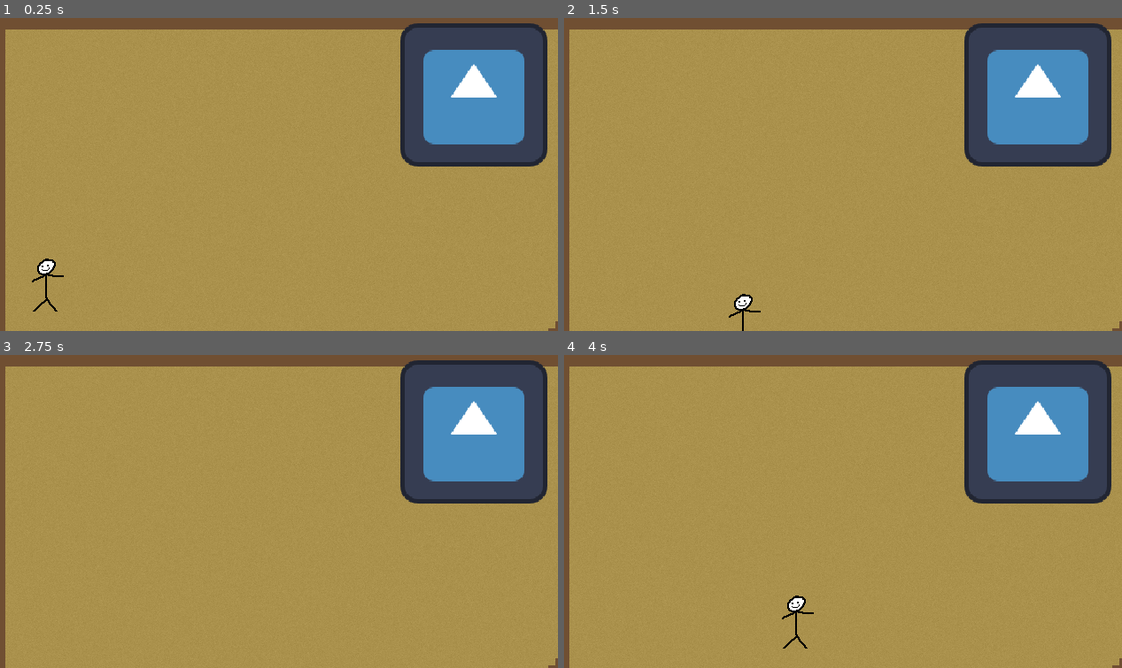
Above: before the commit, frames 1-4 (two rows, left to right).
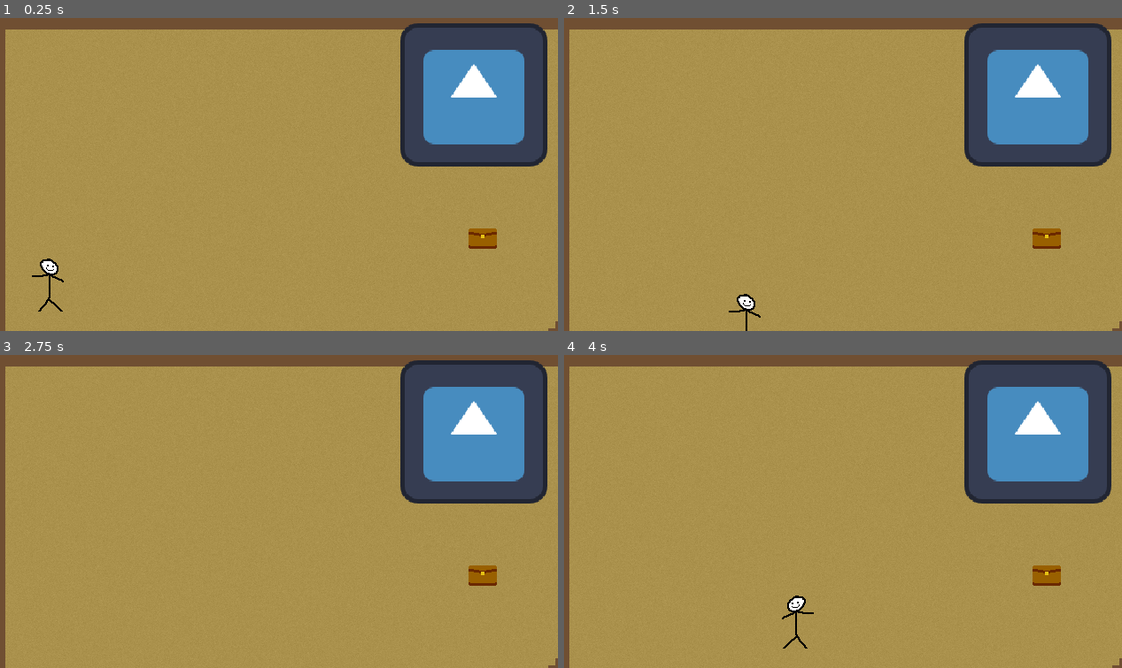
Above: after the commit, the same moments.

Repository: BoneBot/PirateJamSummer2025
Game: Godot game, scene res://game/game.tscn
The game is run twice, just before and just after one commit, with the same random seed, the same clock (stepped at 60 frames per second) and the same inputs. The engine's default icon, where the game draws it, is replaced by a stand-in: a white triangle on a blue panel in a dark square.
Inputs:
- Up to frame 1 (0.25 s): no input
- Up to frame 2 (1.5 s): tap Enter at 0.5 s; hold Right (right) 0.53-1.28 s; hold Space (interact, bound only after the commit) 0.53-1.28 s; hold Down (down) from 1.28 s (still down); tap Space (interact, bound only after the commit) at 1.35 s
- Up to frame 3 (2.75 s): tap Space (interact, bound only after the commit) at 2 s; release Down (down) at 2.03 s; hold Right (right) from 2.03 s (still down); hold Space (interact, bound only after the commit) from 2.03 s (still down)
- Up to frame 4 (4 s): tap Enter at 2.75 s; release Right (right) at 2.78 s; release Space (interact, bound only after the commit) at 2.78 s; hold Up (up) 2.78-3.53 s; tap Space (interact, bound only after the commit) at 2.85 s; hold Left (left) from 3.53 s (still down); hold Space (interact, bound only after the commit) from 3.53 s (still down)

The runs differ from the first frame. In frame 1, 0.6% of the frame differs, in the area x 5-90%, y 67-94%; in frame 2, 0.5%; in frame 3, 0.3%; in frame 4, 0.3%.

Commit message:
Added basic interactables

Diff:
--- /dev/null
+++ b/project/game/common/interact_range.gd
@@ -0,0 +1,34 @@
+# interact_range.gd
+## An area that allows for interacting with Interactables.
+class_name InteractRange
+extends Area2D
+
+var current_interactions := []
+var can_interact := true
+
+func _ready() -> void:
+	# Connect signals for detecting areas entered/exited
+	area_entered.connect(_on_interact_range_area_entered)
+	area_exited.connect(_on_interact_range_area_exited)
+
+func _input(event: InputEvent) -> void:
+	if event.is_action_pressed("interact") and can_interact:
+		if current_interactions:
+			can_interact = false
+			await current_interactions[0].interact.call()
+			can_interact = true
+
+func _process(_delta: float) -> void:
+	if current_interactions and can_interact:
+		current_interactions.sort_custom(_sort_by_nearest)
+
+func _sort_by_nearest(area1: Area2D, area2: Area2D) -> bool:
+	var dist1 = global_position.distance_to(area1.global_position)
+	var dist2 = global_position.distance_to(area2.global_position)
+	return dist1 < dist2
+
+func _on_interact_range_area_entered(area: Area2D) -> void:
+	current_interactions.push_back(area)
+
+func _on_interact_range_area_exited(area: Area2D) -> void:
+	current_interactions.erase(area)
--- /dev/null
+++ b/project/game/common/interactable.gd
@@ -0,0 +1,9 @@
+# interactable.gd
+## An interactable area.
+class_name Interactable
+extends Area2D
+
+@export var is_interactable := true
+
+var interact: Callable = func():
+	pass
--- a/project/game/demo_stuff/demo.gd
+++ b/project/game/demo_stuff/demo.gd
@@ -1,23 +1,60 @@
 # demo.gd
 extends Node2D
 
-@export var player: CharacterBody2D
 
-@onready var goal_sfx = $DemoGoal/Ding
+@onready var ding_sound := $Ding
+@onready var player := $DemoPlayer
+@onready var player_sprite := $DemoPlayer/Sprite2D
+@onready var player_interact_range := $DemoPlayer/InteractRange
+@onready var chest := $Chest
+@onready var chest_interactable := $Chest/Interactable
 
 const SPEED := 200		# Max walking speed (px/s)
+const PLAYER_INTERACT_OFFSETS := {
+	"down": Vector2(0, 46),
+	"up": Vector2(0, -46),
+	"right": Vector2(32, 0),
+	"left": Vector2(-32, 0),
+}
 
 # Called when the node enters the scene tree for the first time.
 func _ready() -> void:
-	pass # Replace with function body.
+	chest_interactable.interact = _on_chest_interact
 
 
-func _physics_process(delta: float) -> void:
+func _process(_delta: float) -> void:
+	# Change facing direction
+	if Input.is_action_pressed("down"):
+		# Facing down
+		player_interact_range.position = PLAYER_INTERACT_OFFSETS["down"]
+	elif Input.is_action_pressed("up"):
+		# Facing up
+		player_interact_range.position = PLAYER_INTERACT_OFFSETS["up"]
+
+	if Input.is_action_pressed("right"):
+		# Facing right
+		player_interact_range.position = PLAYER_INTERACT_OFFSETS["right"]
+		player_sprite.flip_h = false
+	elif Input.is_action_pressed("left"):
+		# Facing left
+		player_interact_range.position = PLAYER_INTERACT_OFFSETS["left"]
+		player_sprite.flip_h = true
+
+
+
+func _physics_process(_delta: float) -> void:
 	# Handle walking
-	var h_speed := Input.get_axis("left", "right") * SPEED
-	var v_speed := Input.get_axis("up", "down") * SPEED
-	player.position += Vector2(h_speed, v_speed).normalized() * SPEED * delta
+	var h_dir := Input.get_axis("left", "right")
+	var v_dir := Input.get_axis("up", "down")
+	player.velocity = Vector2(h_dir, v_dir).normalized() * SPEED
+
+	player.move_and_slide()
 
 
 func _on_demo_goal_body_entered(_body: Node2D) -> void:
-	goal_sfx.play()
+	ding_sound.play()
+	print("You found the goal!")
+
+func _on_chest_interact() -> void:
+	ding_sound.play()
+	print("You opened the chest!")
--- a/project/game/demo_stuff/demo.tscn
+++ b/project/game/demo_stuff/demo.tscn
@@ -1,10 +1,13 @@
-[gd_scene load_steps=8 format=3 uid="uid://b42i5xcb14tan"]
+[gd_scene load_steps=14 format=3 uid="uid://b42i5xcb14tan"]
 
 [ext_resource type="Script" path="res://game/demo_stuff/demo.gd" id="1_hs3yx"]
 [ext_resource type="Texture2D" uid="uid://oxi7lfyvyjm1" path="res://art/icon.svg" id="1_pqa7q"]
 [ext_resource type="Texture2D" uid="uid://wmrv0ujv2s7c" path="res://art/demo_stuff/DemoBackground.png" id="2_1os8c"]
 [ext_resource type="AudioStream" uid="uid://cb7v7eyerrrq0" path="res://audio/effects/ding.mp3" id="3_hd0ch"]
 [ext_resource type="Texture2D" uid="uid://b0pxjkd7pjwu0" path="res://art/demo_stuff/DemoPlayer.png" id="5_xsk2e"]
+[ext_resource type="Script" path="res://game/common/interact_range.gd" id="6_4ueff"]
+[ext_resource type="Texture2D" uid="uid://cqy2m0ixg5103" path="res://art/demo_stuff/DemoChest.png" id="6_fg5kh"]
+[ext_resource type="Script" path="res://game/common/interactable.gd" id="8_y5ijc"]
 
 [sub_resource type="RectangleShape2D" id="RectangleShape2D_rxm3l"]
 size = Vector2(60, 60)
@@ -12,13 +15,25 @@
 [sub_resource type="RectangleShape2D" id="RectangleShape2D_n11qf"]
 size = Vector2(36, 64)
 
-[node name="Demo" type="Node2D" node_paths=PackedStringArray("player")]
+[sub_resource type="RectangleShape2D" id="RectangleShape2D_5myc7"]
+size = Vector2(28, 28)
+
+[sub_resource type="RectangleShape2D" id="RectangleShape2D_wjxdq"]
+size = Vector2(32, 23)
+
+[sub_resource type="CircleShape2D" id="CircleShape2D_rbkie"]
+radius = 26.0192
+
+[node name="Demo" type="Node2D"]
 script = ExtResource("1_hs3yx")
-player = NodePath("DemoPlayer")
+
+[node name="Ding" type="AudioStreamPlayer" parent="."]
+stream = ExtResource("3_hd0ch")
 
 [node name="Background" type="Sprite2D" parent="."]
 texture = ExtResource("2_1os8c")
 offset = Vector2(480, 270)
+metadata/_edit_lock_ = true
 
 [node name="DemoGoal" type="Area2D" parent="."]
 position = Vector2(545, 93)
@@ -32,18 +47,38 @@
 [node name="CollisionShape2D" type="CollisionShape2D" parent="DemoGoal"]
 shape = SubResource("RectangleShape2D_rxm3l")
 
-[node name="Ding" type="AudioStreamPlayer" parent="DemoGoal"]
-stream = ExtResource("3_hd0ch")
-
 [node name="DemoPlayer" type="CharacterBody2D" parent="."]
 position = Vector2(64, 306)
-metadata/_edit_group_ = true
 
-[node name="Icon" type="Sprite2D" parent="DemoPlayer"]
+[node name="Sprite2D" type="Sprite2D" parent="DemoPlayer"]
 texture = ExtResource("5_xsk2e")
-offset = Vector2(2, 0)
 
 [node name="CollisionShape2D" type="CollisionShape2D" parent="DemoPlayer"]
 shape = SubResource("RectangleShape2D_n11qf")
 
+[node name="InteractRange" type="Area2D" parent="DemoPlayer"]
+position = Vector2(32, 0)
+script = ExtResource("6_4ueff")
+
+[node name="CollisionShape2D" type="CollisionShape2D" parent="DemoPlayer/InteractRange"]
+shape = SubResource("RectangleShape2D_5myc7")
+debug_color = Color(0.279673, 0.631412, 1.92523e-07, 0.42)
+
+[node name="Chest" type="StaticBody2D" parent="."]
+position = Vector2(555, 251)
+
+[node name="Sprite2D" type="Sprite2D" parent="Chest"]
+texture = ExtResource("6_fg5kh")
+
+[node name="CollisionShape2D" type="CollisionShape2D" parent="Chest"]
+position = Vector2(0, 4.5)
+shape = SubResource("RectangleShape2D_wjxdq")
+
+[node name="Interactable" type="Area2D" parent="Chest"]
+script = ExtResource("8_y5ijc")
+
+[node name="CollisionShape2D" type="CollisionShape2D" parent="Chest/Interactable"]
+position = Vector2(0, 10)
+shape = SubResource("CircleShape2D_rbkie")
+
 [connection signal="body_entered" from="DemoGoal" to="." method="_on_demo_goal_body_entered"]
--- a/project/project.godot
+++ b/project/project.godot
@@ -55,6 +55,14 @@
 , Object(InputEventJoypadButton,"resource_local_to_scene":false,"resource_name":"","device":-1,"button_index":12,"pressure":0.0,"pressed":true,"script":null)
 ]
 }
+interact={
+"deadzone": 0.5,
+"events": [Object(InputEventKey,"resource_local_to_scene":false,"resource_name":"","device":-1,"window_id":0,"alt_pressed":false,"shift_pressed":false,"ctrl_pressed":false,"meta_pressed":false,"pressed":false,"keycode":0,"physical_keycode":32,"key_label":0,"unicode":32,"location":0,"echo":false,"script":null)
+, Object(InputEventKey,"resource_local_to_scene":false,"resource_name":"","device":-1,"window_id":0,"alt_pressed":false,"shift_pressed":false,"ctrl_pressed":false,"meta_pressed":false,"pressed":false,"keycode":0,"physical_keycode":67,"key_label":0,"unicode":99,"location":0,"echo":false,"script":null)
+, Object(InputEventKey,"resource_local_to_scene":false,"resource_name":"","device":-1,"window_id":0,"alt_pressed":false,"shift_pressed":false,"ctrl_pressed":false,"meta_pressed":false,"pressed":false,"keycode":0,"physical_keycode":4194309,"key_label":0,"unicode":0,"location":0,"echo":false,"script":null)
+, Object(InputEventJoypadButton,"resource_local_to_scene":false,"resource_name":"","device":-1,"button_index":0,"pressure":0.0,"pressed":true,"script":null)
+]
+}
 
 [rendering]
 
Binary file added: project/art/demo_stuff/DemoChest.png
Not shown, added: project/art/demo_stuff/DemoChest.png.import
Binary file changed: project/art/demo_stuff/DemoPlayer.png
